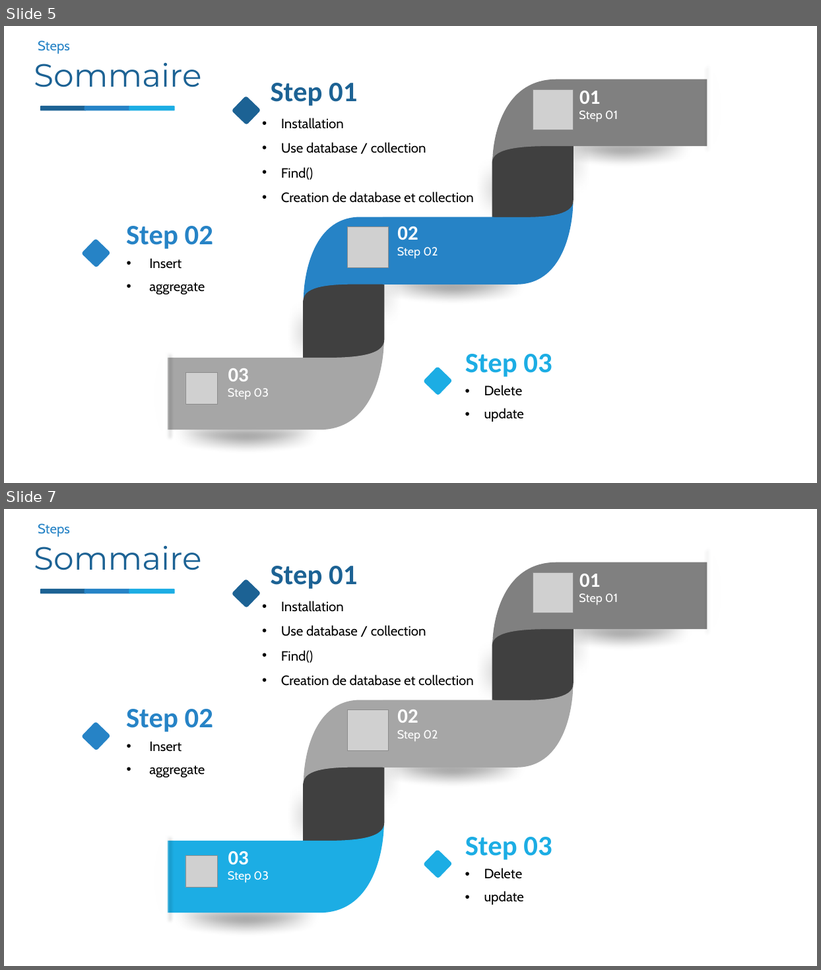
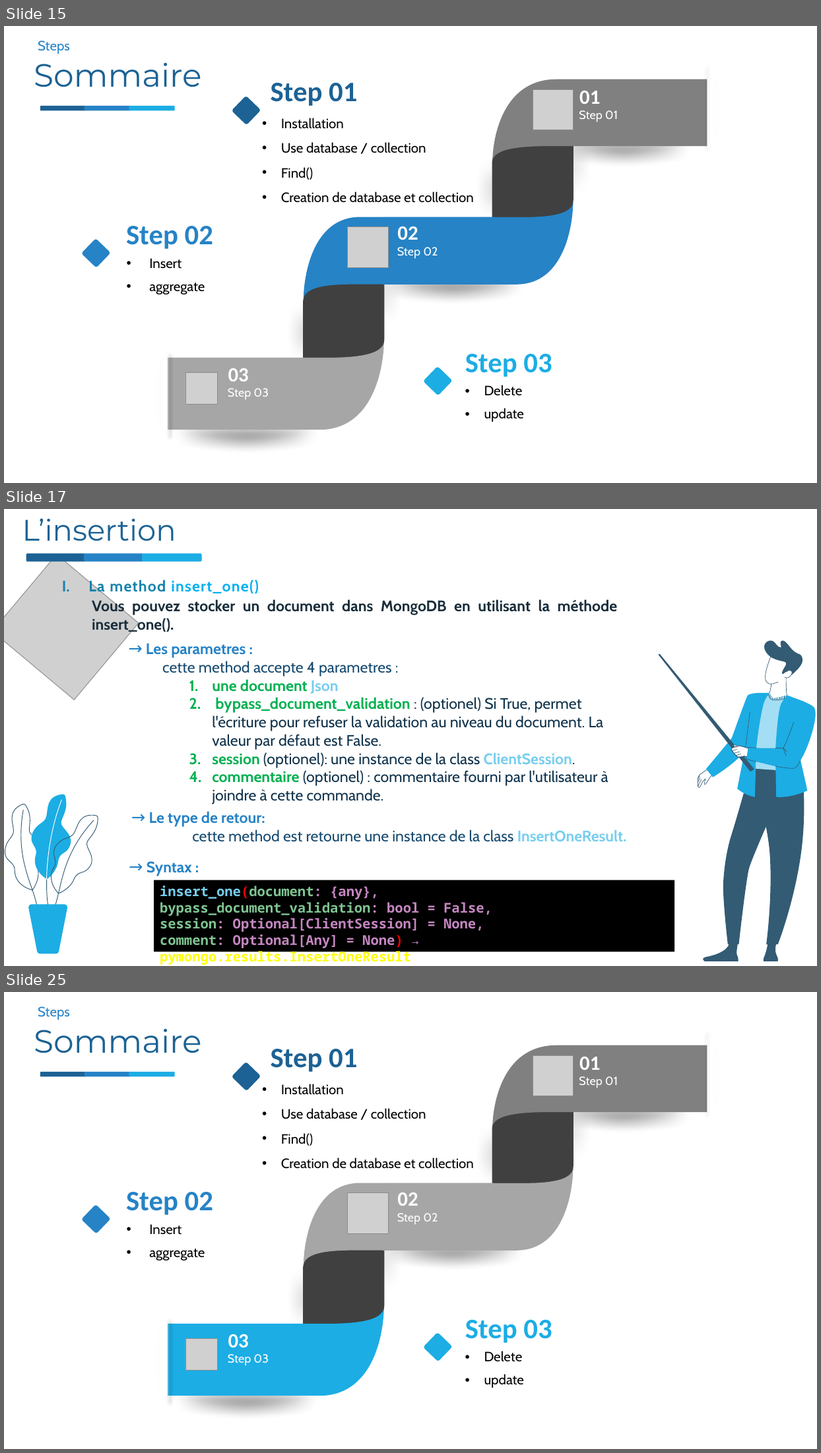
Before and after one commit to nourddine-benyahya/presentation-mongodb-python-todoapp-application, a slide deck: presontation mongodb&python/python&mongodb.pptx. Shown one above the other, each under a label of ours: slides 5 and 7 before the commit, slides 15, 17 and 25 after it; the slides between them are not shown. The pictures are 821x970 and 821x1453 pixels, drawn with LibreOffice and Linux fonts; fonts in the diff are those of the drawing; grey boxes stand for pictures; background and template pictures are left out. Boxes give left, top, right and bottom in pixels: in the first picture for what was removed or moved away, otherwise in the second. Text is boxed around its words. In the diff, an @@ line names an element or a change of style, - is before the commit and + after.

```diff
--- a/presontation mongodb&python/python&mongodb.pptx
+++ b/presontation mongodb&python/python&mongodb.pptx
@@ slide 17 added at (4,509,817,966), background picture (left out) @@
@@ text added at (22,518,176,541), 35 pt, text #1C6294 @@
+L’insertion
@@ picture added at (4,555,139,700) @@
@@ rounded rectangle added at (26,553,86,561), fill #1C6294 @@
@@ rounded rectangle added at (84,553,144,561), fill #2683C6 @@
@@ rounded rectangle added at (142,553,201,561), fill #1CADE4 @@
@@ text added at (88,578,259,595), 18 pt, text #00B0F0, bold @@
+I. La method insert_one()
@@ text added at (92,598,618,634), 18 pt, text #1A2D3A, bold @@
+Vous pouvez stocker un document dans MongoDB en utilisant la méthode insert_one().
@@ text added at (146,644,609,805), 18 pt, text #0E314A @@
+→ Les parametres :
+cette method accepte 4 parametres :
+    1. une document Json
+    2. bypass_document_validation : (optionel) Si True, permet l'écriture pour refuser la validation au niveau du document. La valeur par défaut est False.
+    3. session (optionel): une instance de la class ClientSession.
+    4. commentaire (optionel) : commentaire fourni par l'utilisateur à joindre à cette commande.
@@ group added at (659,641,816,962): 44 freeform shapes @@
@@ text added at (149,811,627,842), 18 pt, text #15496F @@
+    → Le type de retour:
+    cette method est retourne une instance de la class InsertOneResult.
@@ text added at (147,861,192,877), 18 pt, text #2683C6, bold @@
+→ Syntax :
@@ rectangle added at (154,881,675,953), fill #000000, 16 pt, text #C586C0, bold @@
+insert_one(document: {any},
+bypass_document_validation: bool = False,
+session: Optional[ClientSession] = None,
+comment: Optional[Any] = None) → pymongo.results.InsertOneResult
@@ group added at (5,795,98,955): 8 freeform shapes @@
@@ what was slide 5 is now slide 15 @@
@@ what was slide 7 is now slide 25 @@
```
Also in this commit, not shown: 19 other slides added, 2 slides removed.
